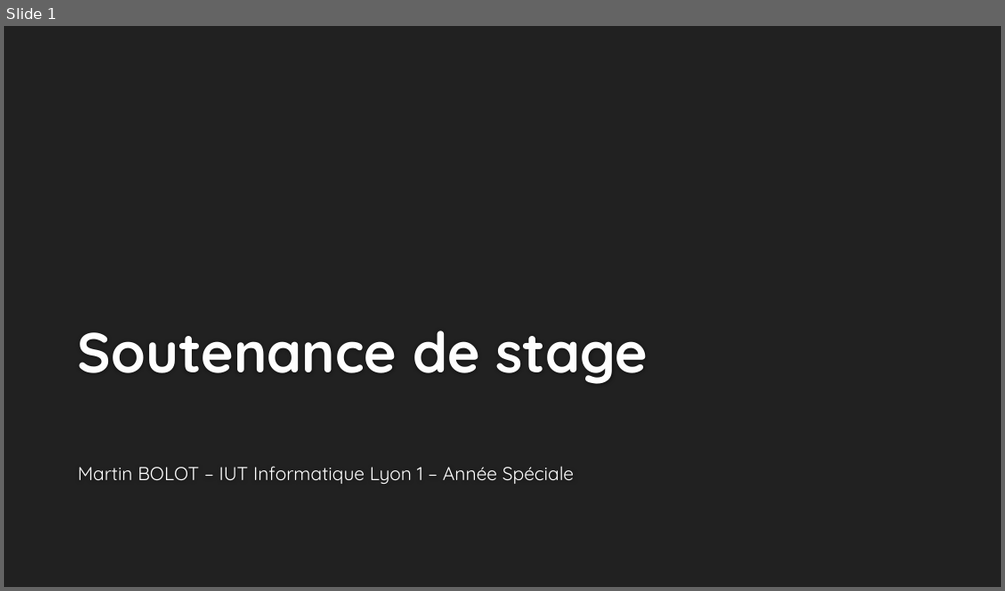
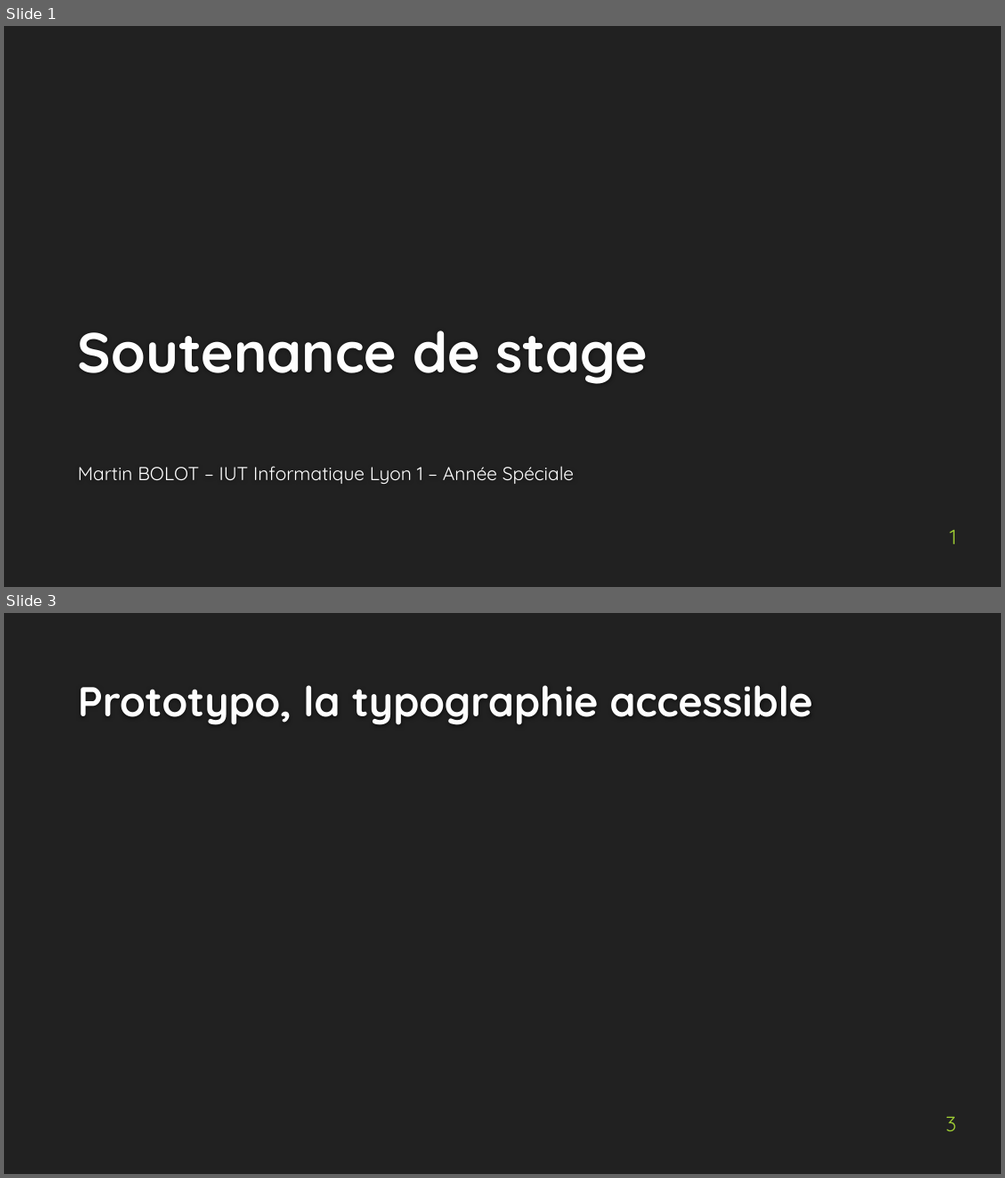
Before and after one commit to MartinBolot/Cours-IUT-Lyon1, a slide deck: Stage/Soutenance/presentation_soutenance.pptx. Shown one above the other, each under a label of ours: slide 1 before the commit, slides 1 and 3 after it; the slides between them are not shown. The pictures are 1005x591 and 1005x1178 pixels, drawn with LibreOffice and Linux fonts; fonts in the diff are those of the drawing; background and template pictures are left out. Boxes give left, top, right and bottom in pixels: in the first picture for what was removed or moved away, otherwise in the second. Text is boxed around its words. In the diff, an @@ line names an element or a change of style, - is before the commit and + after.

```diff
--- a/Stage/Soutenance/presentation_soutenance.pptx
+++ b/Stage/Soutenance/presentation_soutenance.pptx
@@ slide 3 added at (x1=4, y1=613, x2=1001, y2=1174), background #212121 @@
@@ title added at (x1=78, y1=685, x2=813, y2=725), 40 pt, text #FEFEFE, bold @@
+Prototypo, la typographie accessible
@@ page number added at (x1=946, y1=1116, x2=956, y2=1131), 20 pt, text #9ECD33 @@
+3
@@ slide 1 changed as well @@
@@ page number added at (x1=949, y1=530, x2=956, y2=544), 20 pt, text #9ECD33 @@
+1
```
Also in this commit, not shown: 1 other slide added, 2 other files.
